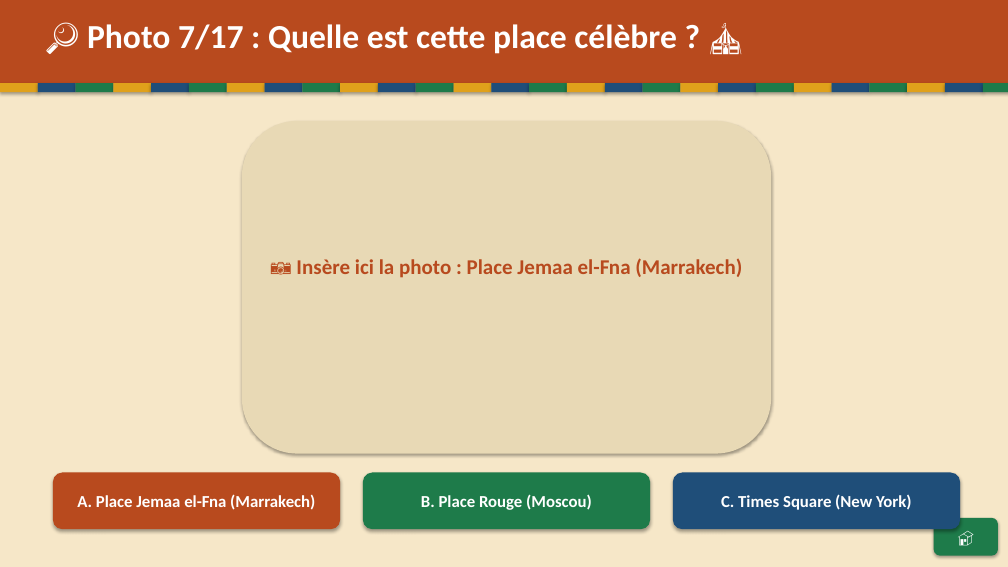
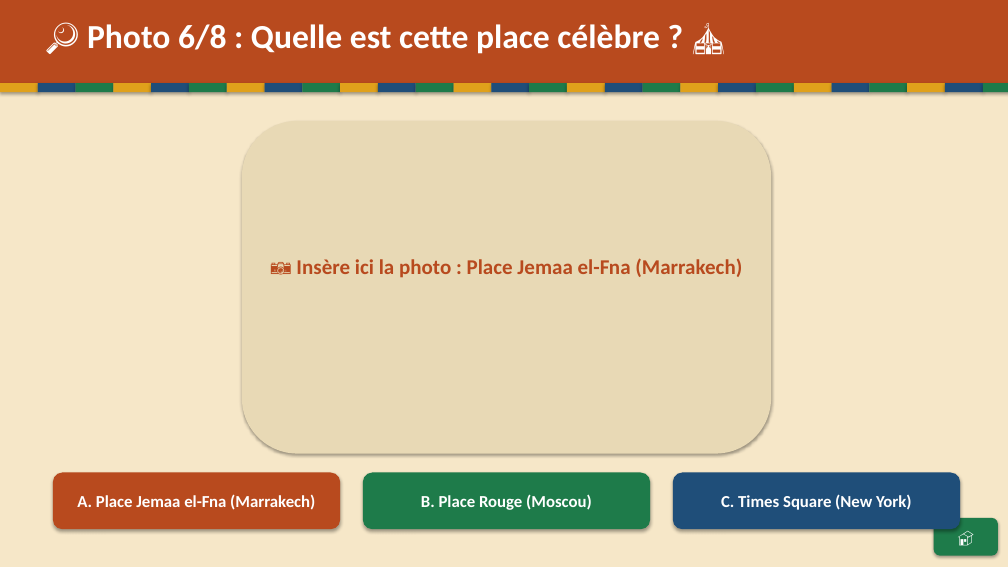
Before and after one commit to Paquereauman/Paquereauman, a slide deck: slide 13 of maghreb/maghreb-interactif.pptx (slide 15 before the commit). Drawn at 1008x567 pixels with LibreOffice and Linux fonts; fonts in the diff are those of the drawing. Boxes give left, top, right and bottom in pixels: in the first picture for what was removed or moved away, otherwise in the second. Text is boxed around its words. In the diff, an @@ line names an element or a change of style, - is before the commit and + after.

```diff
--- a/maghreb/maghreb-interactif.pptx
+++ b/maghreb/maghreb-interactif.pptx
@@ text at bbox=[87, 24, 660, 54]: text changed @@
-🔎 Photo 7/17 : Quelle est cette place célèbre ? 🎪
+🔎 Photo 6/8 : Quelle est cette place célèbre ? 🎪
```
Also in this commit, not shown: 17 other slides changed, 57 slides removed, 1 other file.
